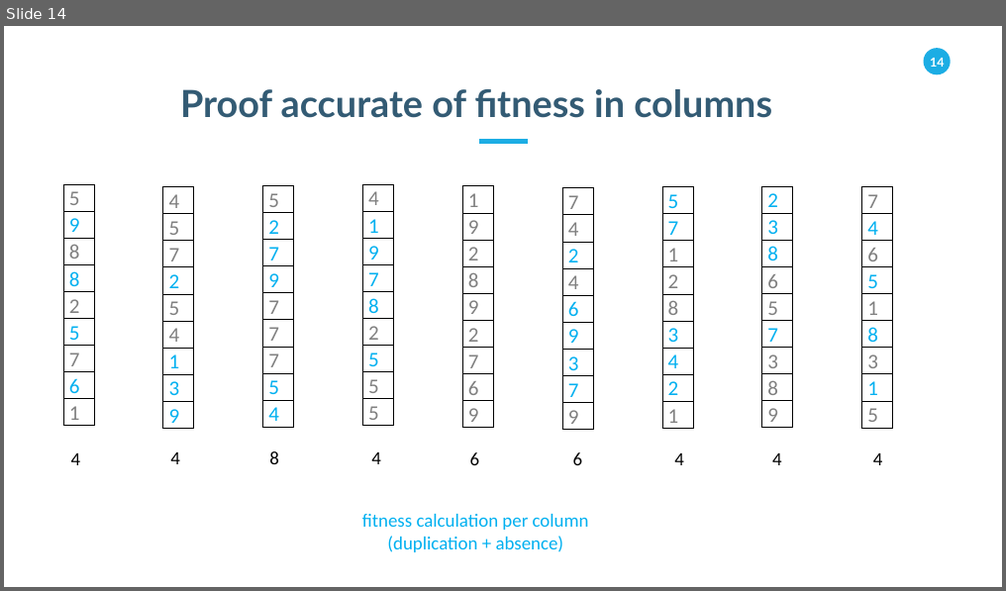
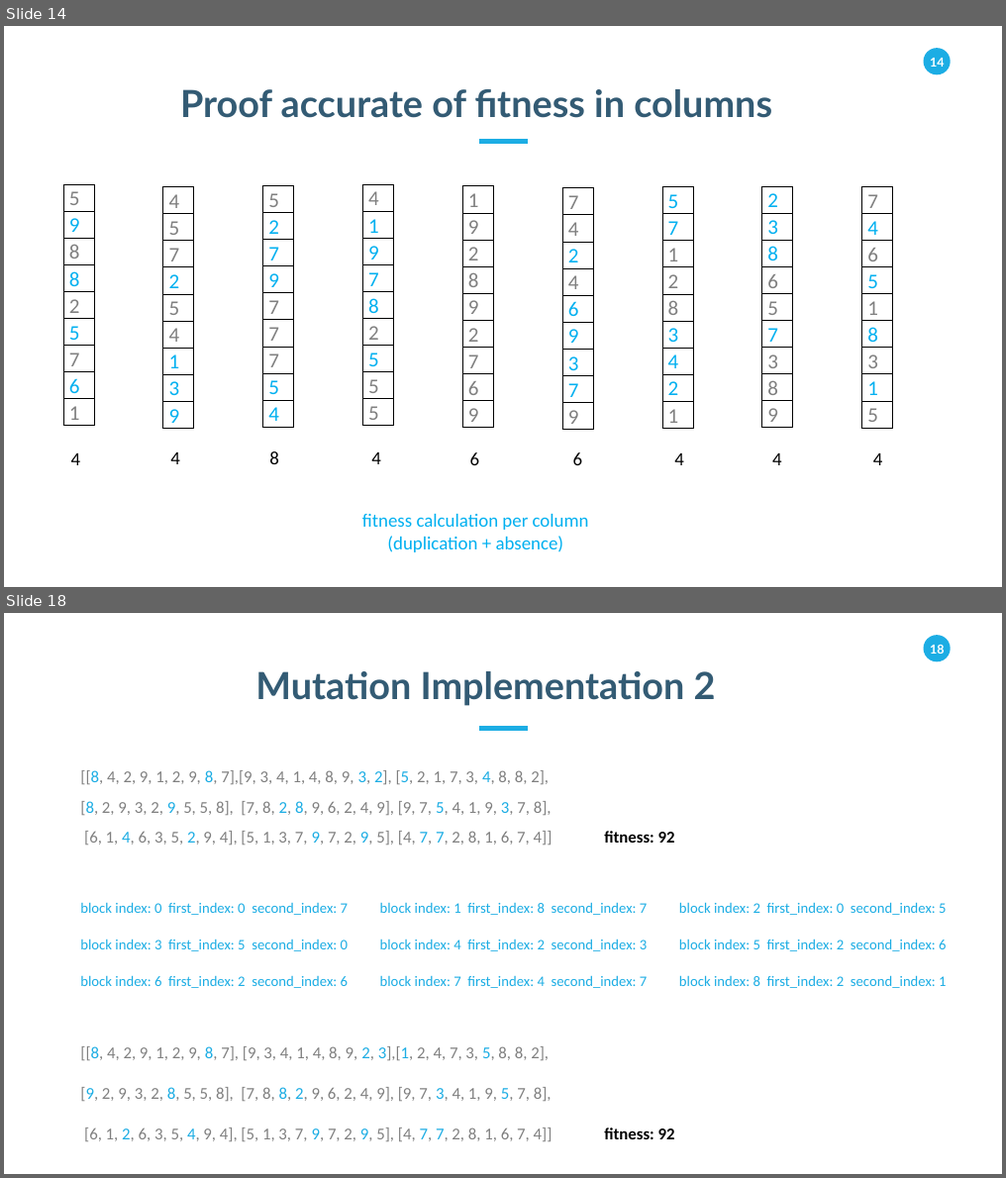
Before and after one commit to salehafzoon/sudoku-solver-with-ga, a slide deck: presentation.pptx. Shown one above the other, each under a label of ours: slide 14 before the commit, slides 14 and 18 after it; the slides between them are not shown. The pictures are 1006x591 and 1006x1178 pixels, drawn with LibreOffice and Linux fonts; fonts in the diff are those of the drawing. Boxes give left, top, right and bottom in pixels: in the first picture for what was removed or moved away, otherwise in the second. Text is boxed around its words. In the diff, an @@ line names an element or a change of style, - is before the commit and + after.

```diff
--- a/presentation.pptx
+++ b/presentation.pptx
@@ slide 18 added at [4,613,1002,1174], background #FFFFFF; not listed: 2 template elements that a slide beside it also shows @@
@@ text added at [255,671,716,706], 36 pt, text #335B74, bold @@
+Mutation Implementation 2
@@ line added from (479, 728) to (528, 728), #1CADE4 4.5 pt @@
@@ text added at [80,770,945,1142], 16 pt, text #1CADE4 @@
+[[8, 4, 2, 9, 1, 2, 9, 8, 7],[9, 3, 4, 1, 4, 8, 9, 3, 2], [5, 2, 1, 7, 3, 4, 8, 8, 2],
+[8, 2, 9, 3, 2, 9, 5, 5, 8], [7, 8, 2, 8, 9, 6, 2, 4, 9], [9, 7, 5, 4, 1, 9, 3, 7, 8],
+[6, 1, 4, 6, 3, 5, 2, 9, 4], [5, 1, 3, 7, 9, 7, 2, 9, 5], [4, 7, 7, 2, 8, 1, 6, 7, 4]] fitness: 92
+block index: 0 first_index: 0 second_index: 7 block index: 1 first_index: 8 second_index: 7 block index: 2 first_index: 0 second_index: 5
+block index: 3 first_index: 5 second_index: 0 block index: 4 first_index: 2 second_index: 3 block index: 5 first_index: 2 second_index: 6
+block index: 6 first_index: 2 second_index: 6 block index: 7 first_index: 4 second_index: 7 block index: 8 first_index: 2 second_index: 1
+[[8, 4, 2, 9, 1, 2, 9, 8, 7], [9, 3, 4, 1, 4, 8, 9, 2, 3],[1, 2, 4, 7, 3, 5, 8, 8, 2],
+[9, 2, 9, 3, 2, 8, 5, 5, 8], [7, 8, 8, 2, 9, 6, 2, 4, 9], [9, 7, 3, 4, 1, 9, 5, 7, 8],
+[6, 1, 2, 6, 3, 5, 4, 9, 4], [5, 1, 3, 7, 9, 7, 2, 9, 5], [4, 7, 7, 2, 8, 1, 6, 7, 4]] fitness: 92
```
Also in this commit, not shown: 7 other slides added, 6 other files.
